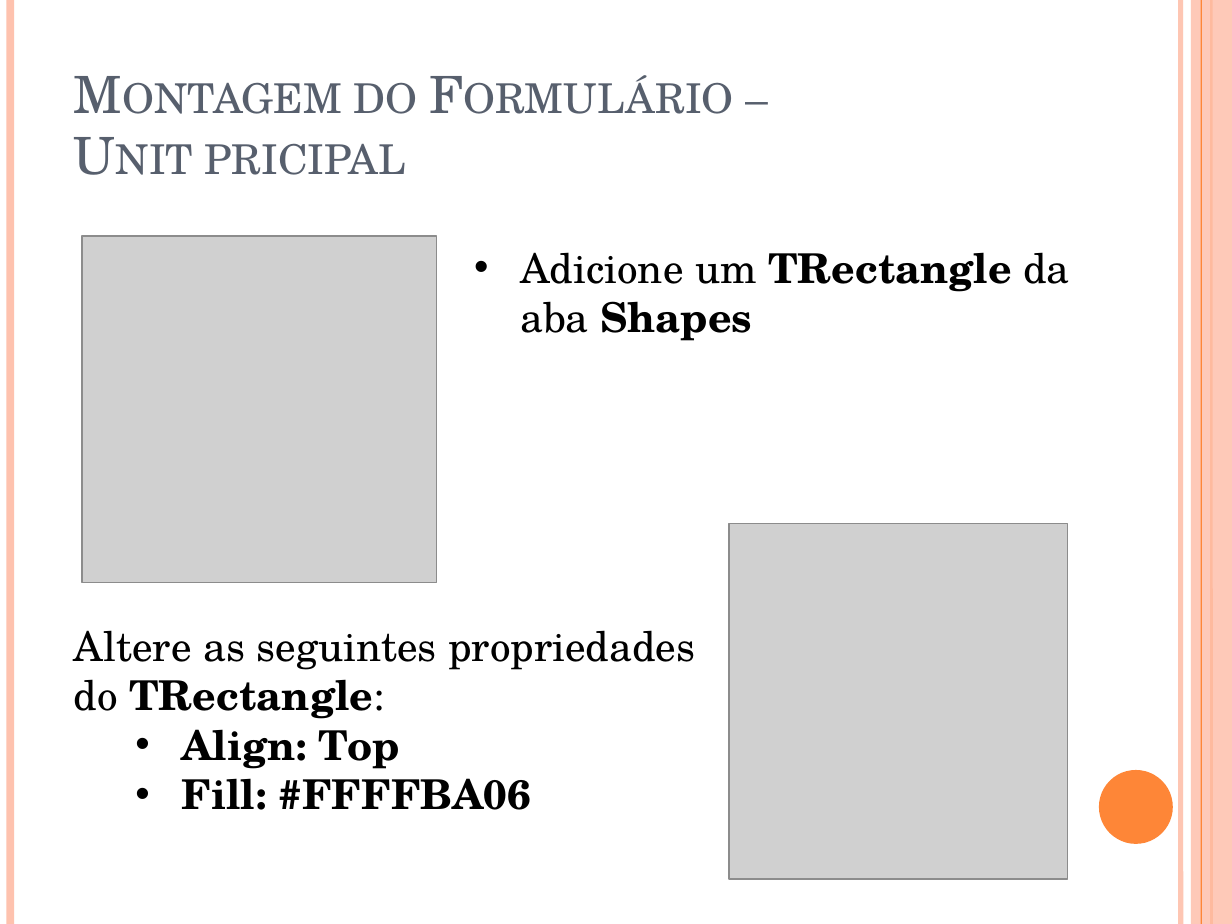
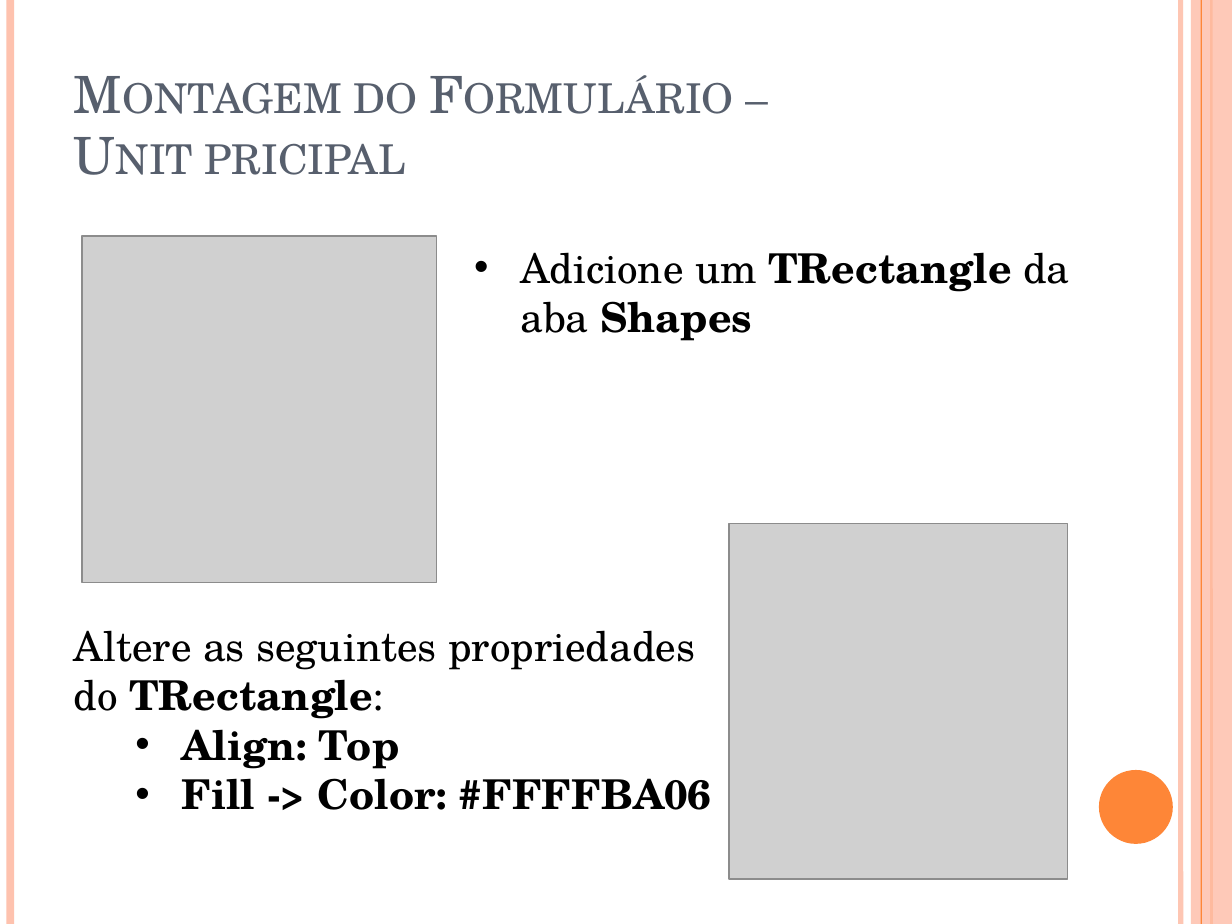
Before and after one commit to igorscandido/Conexao-Bluetooth-usando-Delphi, a slide deck: slide 3 of Stuff/Conexão Bluetooth usando Delphi.pptx. Drawn at 1232x924 pixels with LibreOffice and Linux fonts; fonts in the diff are those of the drawing; grey boxes stand for pictures. Boxes give left, top, right and bottom in pixels: in the first picture for what was removed or moved away, otherwise in the second. Text is boxed around its words. In the diff, an @@ line names an element or a change of style, - is before the commit and + after.

```diff
--- a/Stuff/Conexão Bluetooth usando Delphi.pptx
+++ b/Stuff/Conexão Bluetooth usando Delphi.pptx
@@ text at bbox=[182, 767, 711, 810]: text changed @@
-  • Fill: #FFFFBA06
+  • Fill -> Color: #FFFFBA06
```
Also in this commit, not shown: 13 other slides changed, 8 slides added, 23 other files.
